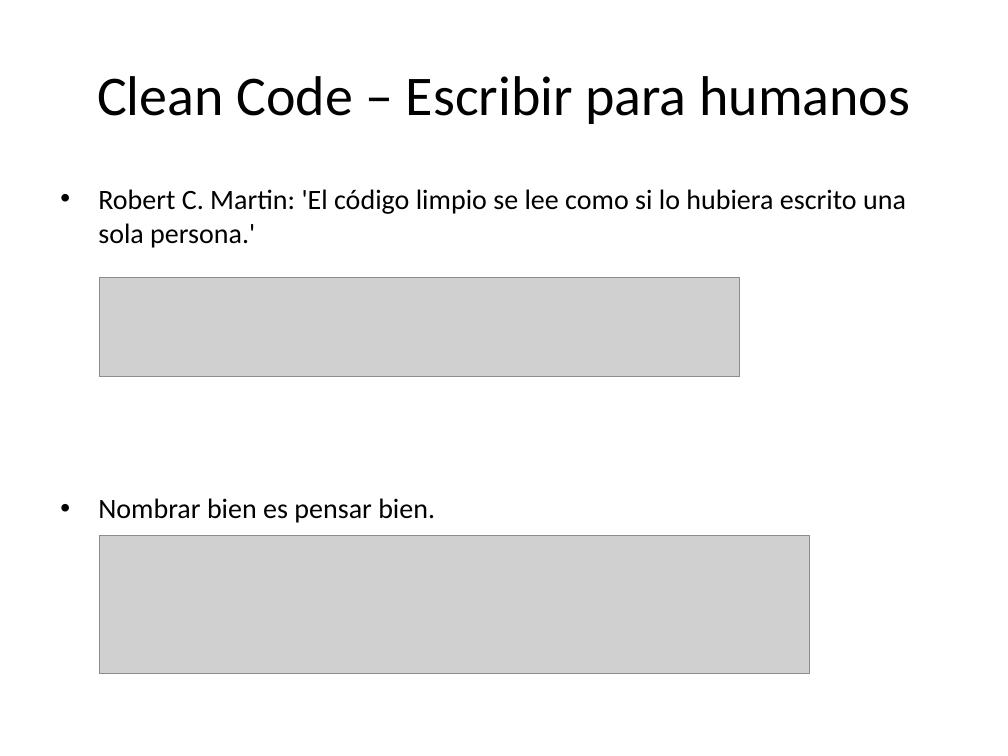
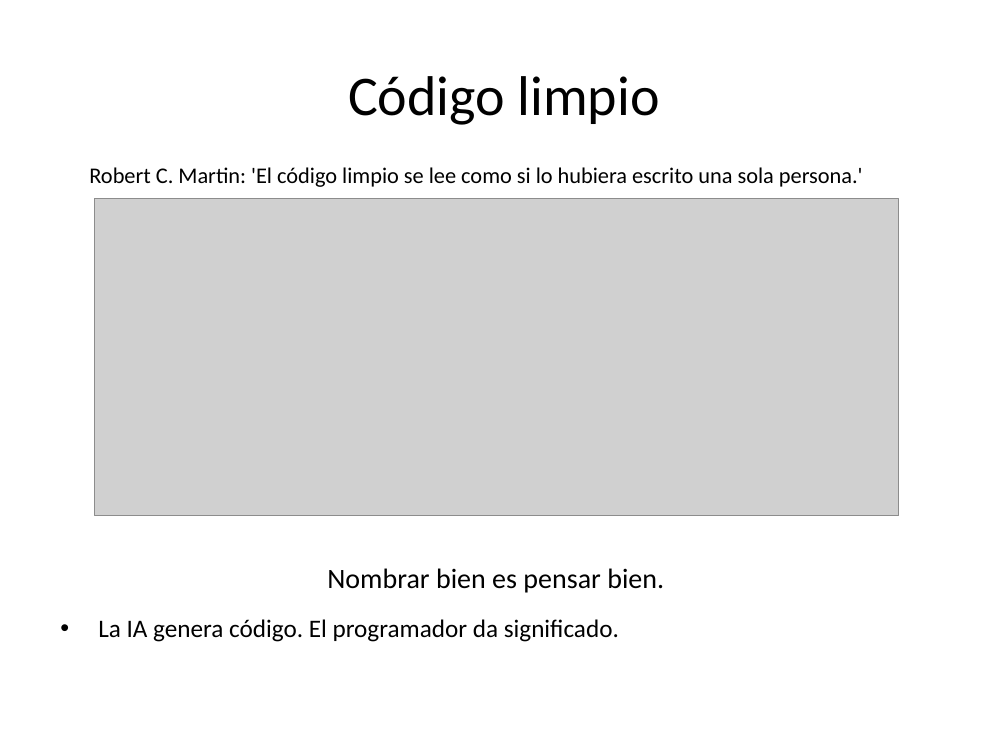
Before and after one commit to EmilioM1983/arquitectura-software-intro, a slide deck: slide 5 of presentacion_Emilio_Mayer.odp (slide 6 before the commit). Drawn at 1008x756 pixels with LibreOffice and Linux fonts; fonts in the diff are those of the drawing; grey boxes stand for pictures. Boxes give left, top, right and bottom in pixels: in the first picture for what was removed or moved away, otherwise in the second. Text is boxed around its words. In the diff, an @@ line names an element or a change of style, - is before the commit and + after.

```diff
--- a/presentacion_Emilio_Mayer.odp
+++ b/presentacion_Emilio_Mayer.odp
@@ title at (348,76,660,125): text changed @@
-Clean Code – Escribir para humanos
+Código limpio
@@ text added at (89,167,863,187), 16 pt, text #000000 @@
+Robert C. Martin: 'El código limpio se lee como si lo hubiera escrito una sola persona.'
@@ picture: place and size @@
-picture at (99,278,739,377)
+picture at (95,199,899,516)
@@ picture removed at (99,535,808,673) @@
@@ text added at (327,568,664,593), 20 pt, text #000000 @@
+Nombrar bien es pensar bien.
@@ text at (98,619,619,642): text changed; size 20 to 18 pt @@
-• Robert C. Martin: 'El código limpio se lee como si lo hubiera escrito una sola persona.'
-• Nombrar bien es pensar bien.
+• La IA genera código. El programador da significado.
```
Also in this commit, not shown: 1 other slide changed, 6 slides added, 1 slide removed.
